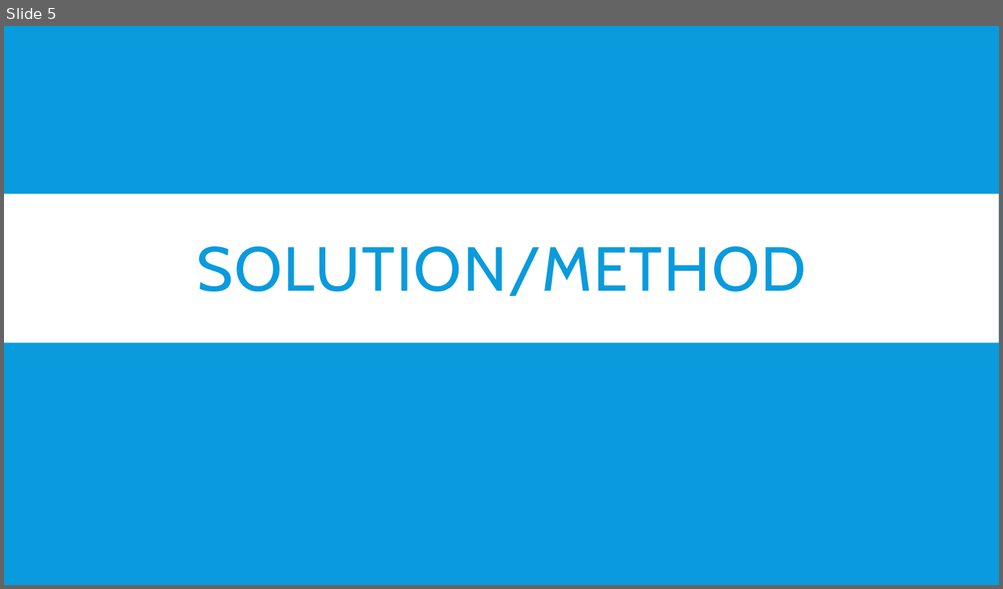
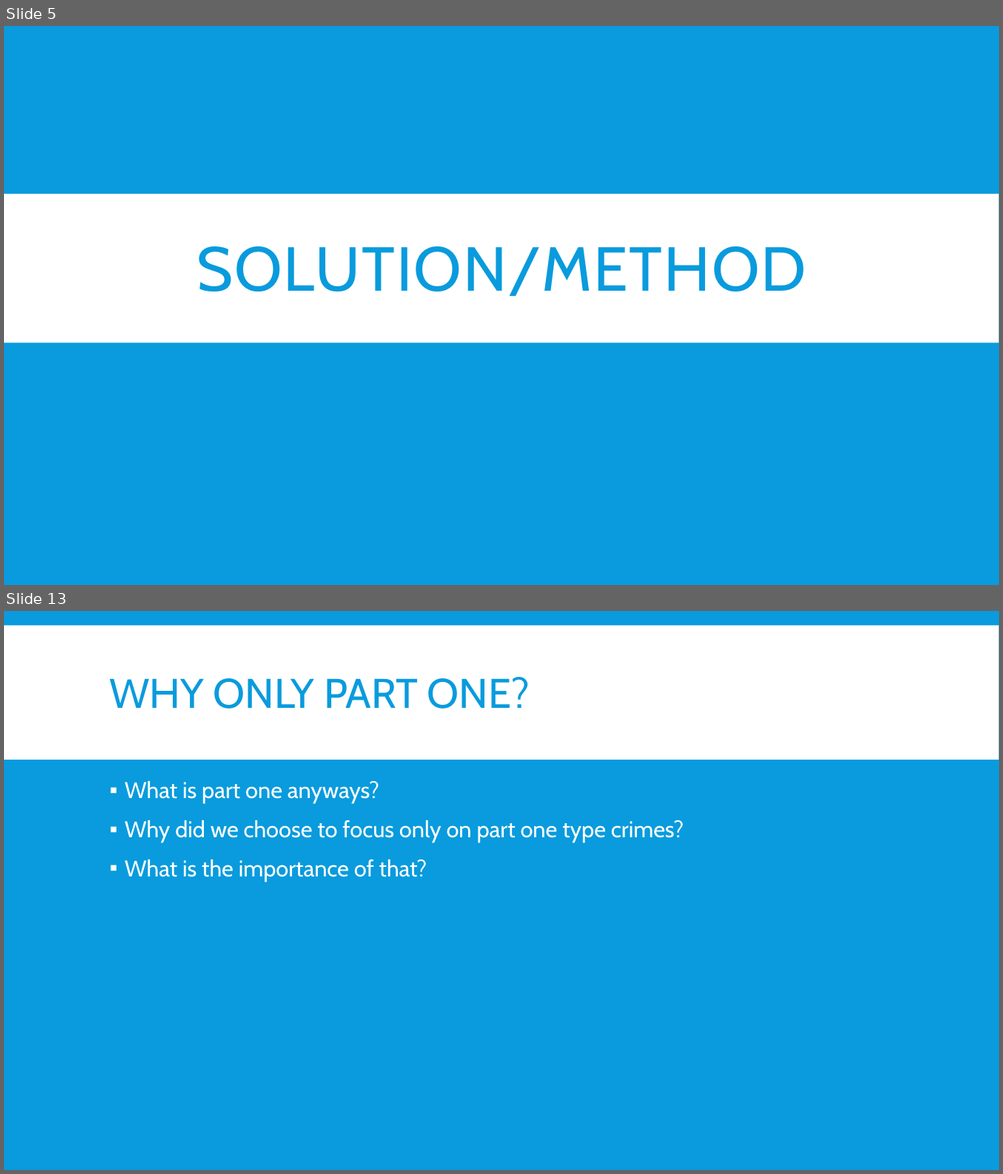
Before and after one commit to mitresh95/ImpactOfCrimeOnHousing, a slide deck: Presentation.pptx. Shown one above the other, each under a label of ours: slide 5 before the commit, slides 5 and 13 after it; the slides between them are not shown. The pictures are 1003x589 and 1003x1174 pixels, drawn with LibreOffice and Linux fonts; fonts in the diff are those of the drawing. Boxes give left, top, right and bottom in pixels: in the first picture for what was removed or moved away, otherwise in the second. Text is boxed around its words. In the diff, an @@ line names an element or a change of style, - is before the commit and + after.

```diff
--- a/Presentation.pptx
+++ b/Presentation.pptx
@@ slide 13 added at (4, 611, 999, 1170), background #099BDD @@
@@ rectangle added at (4, 625, 999, 760), fill #FFFFFF @@
@@ title added at (110, 677, 529, 709), 40 pt, text #099BDD @@
+WHY ONLY PART ONE?
@@ text added at (125, 781, 683, 881), 22 pt, text #FFFFFF @@
+▪ What is part one anyways?
+▪ Why did we choose to focus only on part one type crimes?
+▪ What is the importance of that?
```
Also in this commit, not shown: 10 other slides added.
